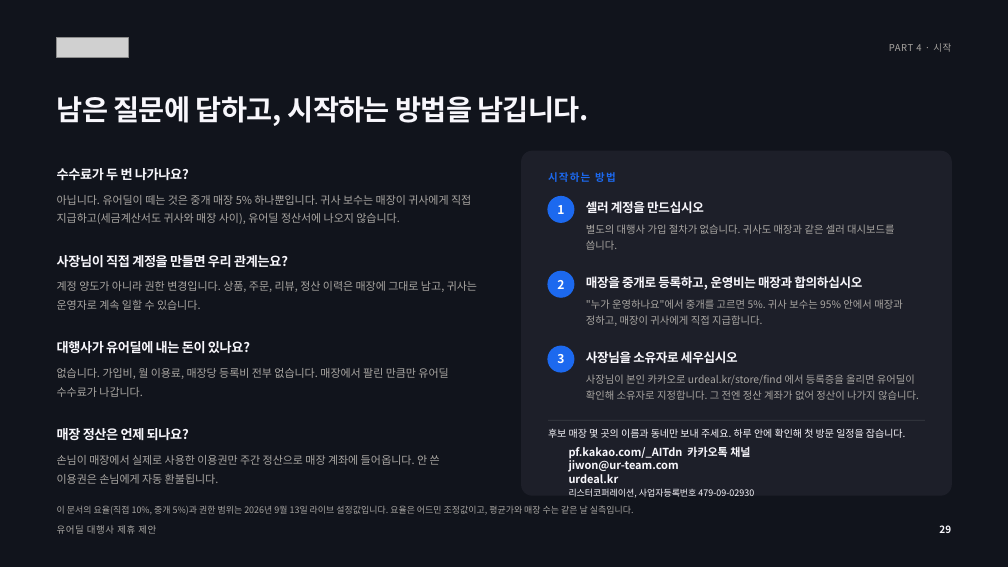
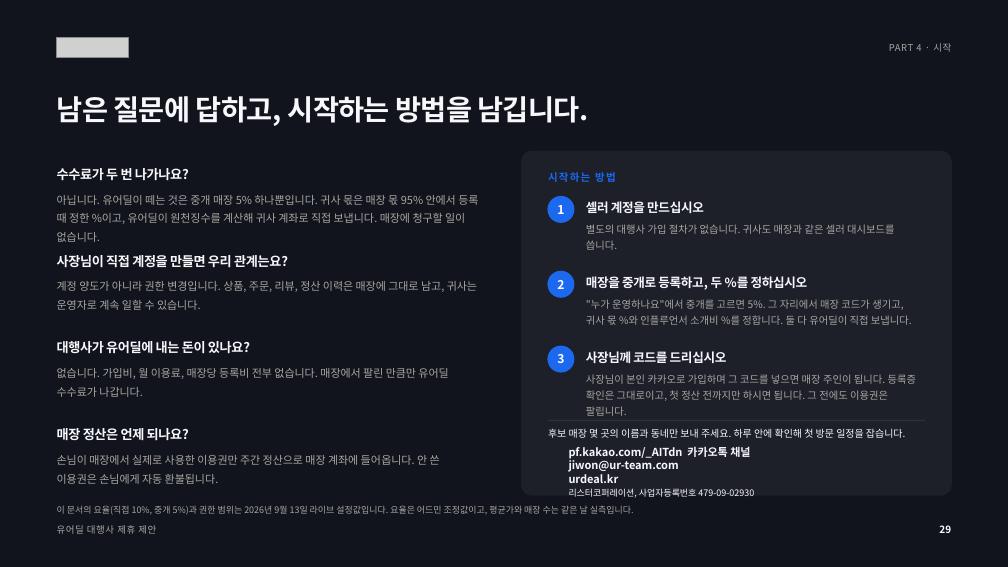
Before and after one commit to tobe2111/ur-live, a slide deck: slide 30 of docs/business/proposals/urdeal-agency-proposal.pptx. Drawn at 1008x567 pixels with LibreOffice and Linux fonts; fonts in the diff are those of the drawing; grey boxes stand for pictures; background and template pictures are left out. Boxes give left, top, right and bottom in pixels: in the first picture for what was removed or moved away, otherwise in the second. Text is boxed around its words. In the diff, an @@ line names an element or a change of style, - is before the commit and + after.

```diff
--- a/docs/business/proposals/urdeal-agency-proposal.pptx
+++ b/docs/business/proposals/urdeal-agency-proposal.pptx
@@ text at (57,195,478,242): text changed @@
-아닙니다. 유어딜이 떼는 것은 중개 매장 5% 하나뿐입니다. 귀사 보수는 매장이 귀사에게 직접 지급하고(세금계산서도 귀사와 매장 사이), 유어딜 정산서에 나오지 않습니다.
+아닙니다. 유어딜이 떼는 것은 중개 매장 5% 하나뿐입니다. 귀사 몫은 매장 몫 95% 안에서 등록 때 정한 %이고, 유어딜이 원천징수를 계산해 귀사 계좌로 직접 보냅니다. 매장에 청구할 일이 없습니다.
@@ text at (586,276,808,290): text changed @@
-매장을 중개로 등록하고, 운영비는 매장과 합의하십시오
+매장을 중개로 등록하고, 두 %를 정하십시오
@@ text at (586,299,912,325): text changed @@
-"누가 운영하나요"에서 중개를 고르면 5%. 귀사 보수는 95% 안에서 매장과 정하고, 매장이 귀사에게 직접 지급합니다.
+"누가 운영하나요"에서 중개를 고르면 5%. 그 자리에서 매장 코드가 생기고, 귀사 몫 %와 인플루언서 소개비 %를 정합니다. 둘 다 유어딜이 직접 보냅니다.
@@ text at (586,351,727,363): text changed @@
-사장님을 소유자로 세우십시오
+사장님께 코드를 드리십시오
@@ text at (586,374,916,416): text changed @@
-사장님이 본인 카카오로 urdeal.kr/store/find 에서 등록증을 올리면 유어딜이 확인해 소유자로 지정합니다. 그 전엔 정산 계좌가 없어 정산이 나가지 않습니다.
+사장님이 본인 카카오로 가입하며 그 코드를 넣으면 매장 주인이 됩니다. 등록증 확인은 그대로이고, 첫 정산 전까지만 하시면 됩니다. 그 전에도 이용권은 팔립니다.
```
Also in this commit, not shown: 20 other slides changed, 11 other files.
